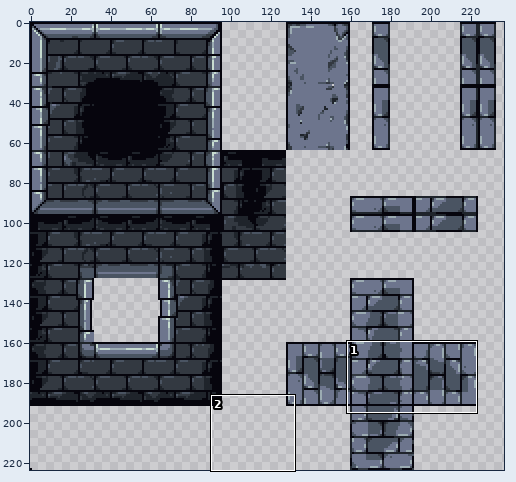
File history of a sprite sheet, assets/CastleTiles.png. The picture above shows the old version from afar; the outline marks the close-up.
Close-up. The starting point:
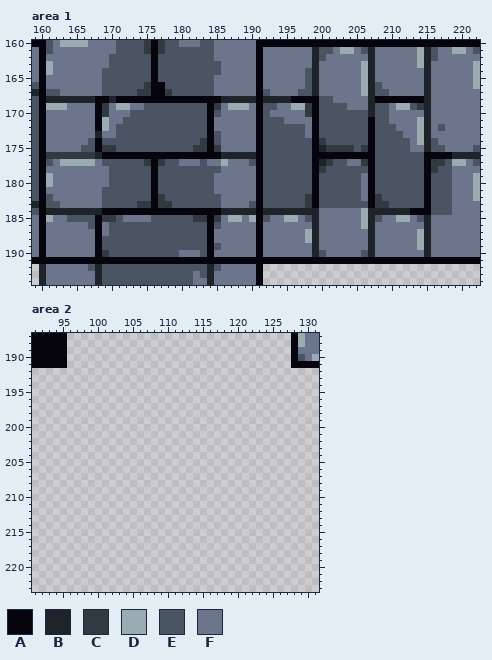
The file is 256x224 pixels. Shown: area 1: x 159..222, y 160..194; area 2: x 91..131, y 187..223. The wide view leaves out empty margins.
Palette (. is transparent): A #06050d  B #1f242b  C #333941  D #9babb2  E #4a5462  F #6d758d
Pixels before, area 1, first column x 159:
160 AAEFDDDDFFFFEEEECACEEFFFEEFFFFFFAAAAAAAAAAAAAAAAAAAAAAAAAAAAAAAA
161 FAEFFFFFFFFFEEEECACEEEEEEEFFFFFFAFFFFFFFBEEFDDFEBFFFFFFDBEFFDDFE
162 FAFFFFFFFFFEEEEEEAEEEEEEEEFFFFFFAFFFFFFFBEFFFFFFBFFFFFFDBEFFFFFF
163 FADFFFFFFFFEEEEEEAEEEEEEEEEFFFFFAFFFFFFFBFFFFFFDBFFFFFFDBFFFFFFD
164 FADFFFFFFFEEEEEEEAEEEEEEEEEFFFFFAFFFFFFEBFFFFFFDBFFFFFFFBFFFFFFD
165 FAFFFFFFFFEEEEEEEAEEEEEEEEFFFFFFAFFFFFFEBFFFFFFDBFFFFFFFBFFFFFFD
166 EAFFFFFFFFEEEEEECAAEEEEEEEFFFFFFAFFFFFFEBFFFFFFDBEFFFFFFBFFFFFFD
167 BAEEFFFFFFEEEEECCAACEEEEEEFFFFFFAEFFFFEEBFFFFFFDBEEFFFFFBFFFFFFF
168 EABBBBBBBAABAAAAAAAAAAAAAAABBBBBABBBBAAAAEEFFFFFBAAAAAAABFFFFFFF
169 EADDDFFFFACFDDFFEEEEEEEEEACFDDDFAEEFFDDCAEEEEFFFBEEFDDECBFFFFFFF
170 EAFFFFFFFACFFFEEEEEEEEEEEAEFFFFFAEFFFFFCAEEEEEEEBEEFFFFFBFFFFFFF
171 EAFFFFFFFADFFEEEEEEEEEEEEAFFFFFFAEEEFFFFAEEEEEEEAEEFFFFDBFFFFFFF
172 EAFFFFFFFADFEEEEEEEEEEEEEAFFFFFFAEEEEEEFAEEEEEEEAEEEFFFDBFEFFFFF
173 EAFFFFFFFBFFEEEEEEEEEEEEEAEFFFFFAEEEEEEFAEEEEEEEAEEEEFFDBFFFFFFF
174 EAFFFFFFEAEEEEEEEEEEEEEECAEFFFFFAEEEEEEEACEEEEEEAEEEEEFDBEFFFFFF
175 EAFFFFFEEACCEEEEEEEEEEECCACFFFFFAEEEEEEEABCCCCECAEEEEEFFBEEFFFFE
176 EACCCCCCCBAAAAAAAAAAAAAAAAABBBBBAEEEEEEEAAAAAAAAAEEEEEEEAAAABBBB
177 EAEFDDDDDFEEEEEECACEEFFFEFFDFFFEAEEEEEEEABCEEFFCAEEEEEEEACCEDDFE
178 EAFFFFFFFFFEEEEEEAEEEEEEEEEFFFFFAEEEEEEEACEEEEEEAEEEEEEEACEEFFFF
179 EADFFFFFFFFEEEEEEAEEEEEEEEFFFFFFAEEEEEEEAEEEEEEFAEEEEEEEAEEEFFFD
180 EADFFFFFFFFEEEEEEAEEEEEEEEFFFFFFAEEEEEEEAEEEEEEFAEEEEEEEAEEEFFFD
181 EAFFFFFFFFEEEEEEEAEEEEEEEEFFFFFFAEEEEEEEAEEEEEEFAEEEEEEEAEEEFFFD
182 EAEFFFFFFFEEEEEEEACEEEEEEEEFFFFFAEEEEEECAEEEEEEFACEEEEEEAEEEFFFD
183 BAEEFFFFFFEEEEECCACCEEEEEEEFFFFEAEEEEEECAEEEEEEEACCEEEEEAEEEFFFF
184 EABBBBBBBBAAAAAAAAAAAAAAAAABBBBBABBBBBBBBFFFFFFDBBBBBBAAAEEEFFFF
185 FADFFEEEEACCEFFFFEEEEEECCACFDDFDAEFFDDFEBFFFFFFDBEFFDDFEBFFFFFFF
186 FAFFFFFFEAFEEEEEEEEEEEEEEAEFFFFFAFFFFFFFBFFFFFFDBFFFFFFFBFFFFFFF
187 FAFFFFFFFAFEEEEEEEEEEEEEEAFFFFFFAFFFFFFDBFFFFFFFBFFFFFFDBFFFFFFF
188 FAFFFFFFFAEEEEEEEEEEEEEEEAFFFFFFAFFFFFFDBFFFFFFFBFFFFFFDBFFFFFFF
189 FAFFFFFFFAEEEEEEEEEEEEEEEAEFFFFFAFFFFFFFBFFFFFFFBFFFFFFDBFFFFFFF
190 FAFFFFFFFACEEEEEEEEEEFFFEAFFFFFFAFFFFFFFBEFFFFFEBFFFFFFFBFFFFFFF
191 AAAAAAAAAAAAAAAAAAAAAAAAAAAAAAAAAAAAAAAAAAAAAAAAAAAAAAAAAAAAAAAA
192 .BFFFFFFEBEEEEEEEEEEEEEEEBEFFFFFA...............................
193 .BFFFFFFFBEEEEEEEEEEEEEFEBFFFFFFA...............................
194 .BFFFFFFFBEEEEEEEEEEEEEFFBFFFFFFA...............................
Pixels before, area 2, first column x 91:
187 AAAAA................................ADFF
188 AAAAA................................ADFF
189 AAAAA................................AFFF
190 AAAAA................................AEFD
191 AAAAA................................AAAA
Once edited:
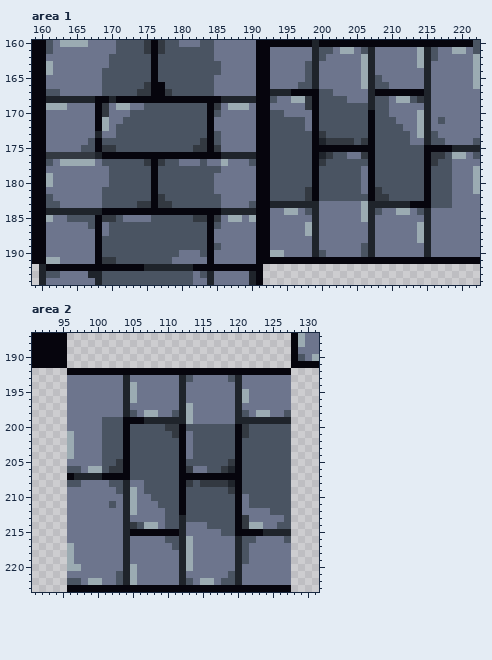
Changes in this commit:
Changed rows in their new state; - is an unchanged pixel.
Area 1:
first column x 159:
160 ----------------------------------------B----------------------E
161 A--------------------------------A------------------------------
162 A--------------------------------A-------------D---------------D
163 A--------------------------------A-----E------------------------
164 A--------------------------------A------------------------------
165 A--------------------------------A---------------E--------------
166 A--------------------------------A----E-----------E-------------
167 A--------------------------------ABBBAAAAEE----F-AAAAAAA--------
168 A--------------------------------AEFFDDC---EE----EEFDDEC--------
169 A--------------------------------AF--FF------EEE----FFFF--------
170 A--------------------------------AEE---F--------A------D--------
171 A--------------------------------A--EEE------------E------E-----
172 A--------------------------------A------------------E-----F-----
173 A--------------------------------A-----E-C-----------E---E------
174 A--------------------------------A-------BCCCC-C-------F--E----E
175 A--------------------------------A-------AAAAAAA------EEAAAABBBB
176 A--------------------------------A-------BCEEFFC---------CCEDDFE
177 A--------------------------------A-------CE--EEE----------E-FF-F
178 A--------------------------------A-------E-----F---------E-----D
179 A--------------------------------A------------------------------
180 A--------------------------------A------------------------------
181 A--------------------------------A-----C---------C--------------
182 A--------------------------------A-------------E--C------------F
183 A--------------------------------ABBBBBBBFFFFFFDBBBBBBAA--------
184 A--------------------------------AFFDDFE---------EFFDDFEBFFF----
185 A--------------------------------A--FF-F---------F--FF-F--------
186 A--------------------------------A-----D-------F-------D--------
187 A--------------------------------A------------------------------
188 A--------------------------------A-----F------------------------
189 A--------------------------------A-------------E-------F--------
190 A---------E----------------------ADD----------------------------
191 --DDFFFFF-CCEEEEEEEEFFFFF-FFFFFF--------------------------------
192 --AAAAAAAAAAAAAABBBBBBBAAAAAAAAA--------------------------------
193 --EE----B----------------------B--------------------------------
194 -------------------------------B--------------------------------
Area 2:
first column x 96:
192 AAAAAAAAAAAAAAAAAAAAAAAAAAAAAAAA
193 FFFFFFFFBFFFFFFFBEFFFFFEBFFFFFFF
194 FFFFFFFFBDFFFFFFBFFFFFFFBFFFFFFF
195 FFFFFFFFBDFFFFFFBFFFFFFFBDFFFFFF
196 FFFFFFFFBDFFFFFFBFFFFFFFBDFFFFFF
197 FFFFFFFFBFFFFFFFBDFFFFFFBFFFFFFF
198 FFFFFFFFBEFDDFFEBDFFFFFFBEFDDFFE
199 FFFFFEEEAAABBBBBBDFFFFFFBBBBBBBB
200 FFFFFEEEAEEEEECCAEEEEEEEACEEEEEE
201 DFFFFEEEAEEEEEECAFEEEEEEACEEEEEE
202 DFFFFEEEAEEEEEEEAFEEEEEEAEEEEEEE
203 DFFFFEEEAEEEEEEEAFEEEEEEAEEEEEEE
204 DFFFFEEEAEEEEEEEAFEEEEEEAEEEEEEE
205 FFFFFEECAEEEEEEEAEEEEEECAEEEEEEE
206 EEFDDECCAEEEEEEEACFFEECBAEEEEEEE
207 ABBBBAAAAEEEEEEEAAAAAAAAAEEEEEEE
208 EEFFFFEEBFFEEEEEACECCCCBAEEEEEEE
209 FFFFFFFEBDFEEEEEAEEEEEECAEEEEEEE
210 FFFFFFFFBDFFEEEEAEEEEEEEAFEEEEEE
211 FFFFFFEFBDFFFEEEAEEEEEEEAFEEEEEE
212 FFFFFFFFBDFFFFEEAEEEEEEEAFFFFEEE
213 FFFFFFFFBFFFFFEEBEEEEEEEACFFFFFE
214 FFFFFFFFBCEDDFEEBFFFEEEEACDDFFEE
215 FFFFFFFFBAAAAAAABFFFFFEEAAAABBBB
216 FFFFFFFFBFFFFFEEBDFFFFFFBEEFFFFE
217 DFFFFFFFBFFFFFFEBDFFFFFFBEFFFFFF
218 DFFFFFFFBFFFFFFFBDFFFFFFBEFFFFFF
219 DFFFFFFFBFFFFFFFBDFFFFFFBEFFFFFF
220 DDFFFFFFBDFFFFFFBDFFFFFFBFFFFFFF
221 FFFFFFFEBDFFFFFFBFFFFFFEBFFFFFFF
222 EEFDDFFEBDFFFFFFBEFDDFEEBFFFFFFF
223 AAAAAAAAAAAAAAAAAAAAAAAAAAAAAAAA
Pixel boxes of the changes (left, top, right, bottom) in both close-ups:
changed: (32, 40, 480, 285)
added: (67, 368, 291, 592)
